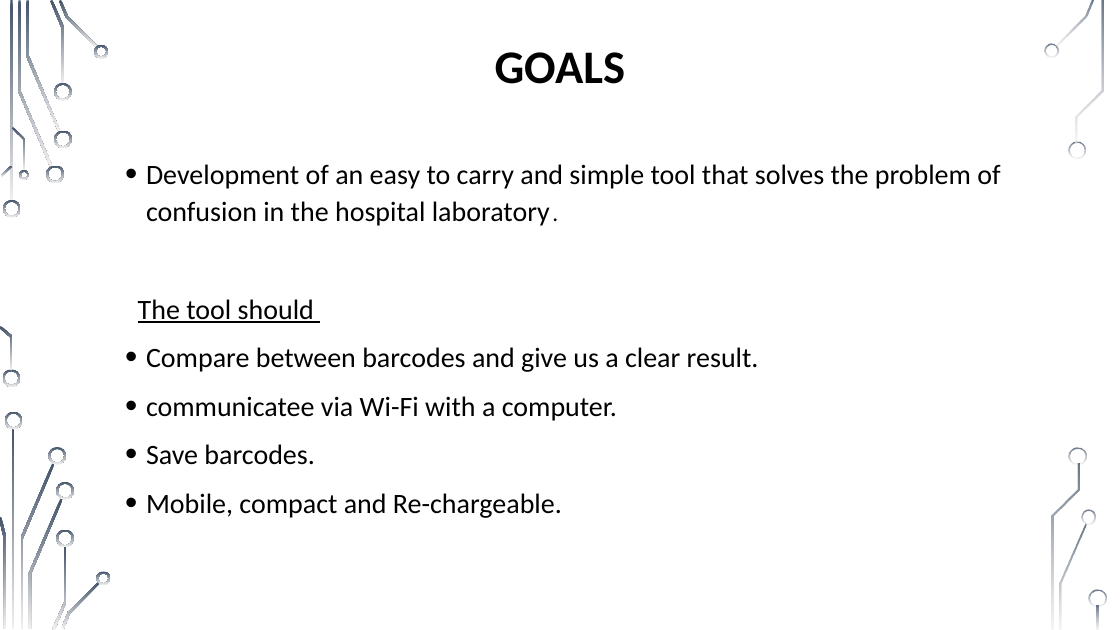
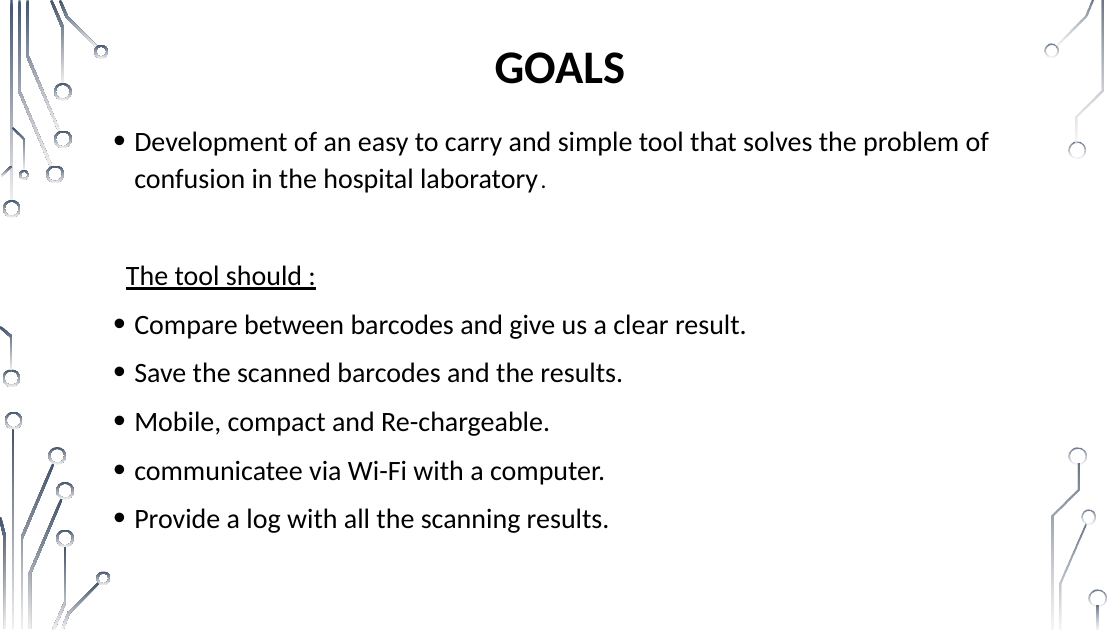
Before and after one commit to muhammad0bi/Technion_044167_E.E._project_A_IOT-Barcode_cheker, a slide deck: slide 3 of Presntations/Midterm presentation IOT Barcode checker 7681.pptx. Drawn at 1120x630 pixels with LibreOffice and Linux fonts; fonts in the diff are those of the drawing; background and template pictures are left out. Boxes give left, top, right and bottom in pixels: in the first picture for what was removed or moved away, otherwise in the second. Text is boxed around its words. In the diff, an @@ line names an element or a change of style, - is before the commit and + after.

```diff
--- a/Presntations/Midterm presentation IOT Barcode checker 7681.pptx
+++ b/Presntations/Midterm presentation IOT Barcode checker 7681.pptx
@@ text "Development of an easy to ...": place and size @@
-text "Development of an easy to ..." at [138,164,1000,518]
+text "Development of an easy to ..." at [126,131,989,533]
@@ text at [126,265,302,290]: text changed @@
-The tool should
+The tool should :
@@ text at [134,362,623,436]: paragraphs added @@
+• Save the scanned barcodes and the results.
+• Mobile, compact and Re-chargeable.
@@ text at [134,508,610,533]: text changed @@
-• Save barcodes.
-• Mobile, compact and Re-chargeable.
+• Provide a log with all the scanning results.
```
Also in this commit, not shown: 6 other slides changed, 2 slides added.
